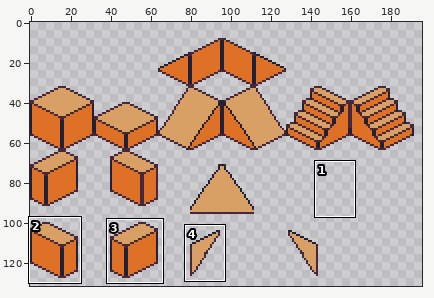
Sprite sheet, stored at assets/tiles.png. Above: a wide view before the commit, with the close-up outlined.
Close-up. First the earlier version:
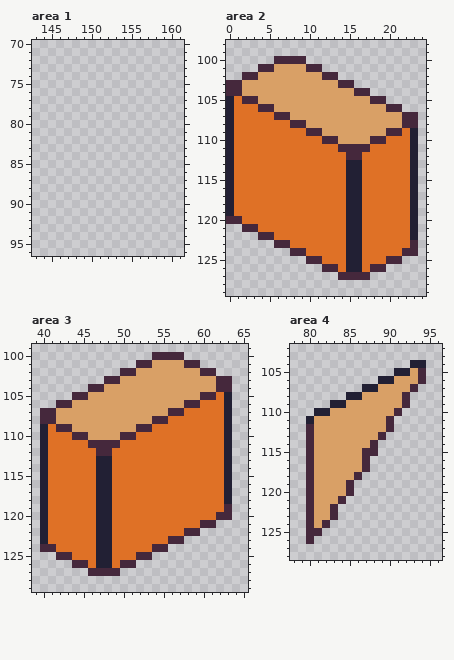
The file is 256x256 pixels. Shown: area 1: x 143..161, y 70..96; area 2: x 0..24, y 98..129; area 3: x 39..65, y 99..129; area 4: x 78..96, y 102..128. The old version is drawn lined up with the new one. The wide view leaves out empty margins. The commit also changed other parts of the picture, which this record leaves out.
After the commit:
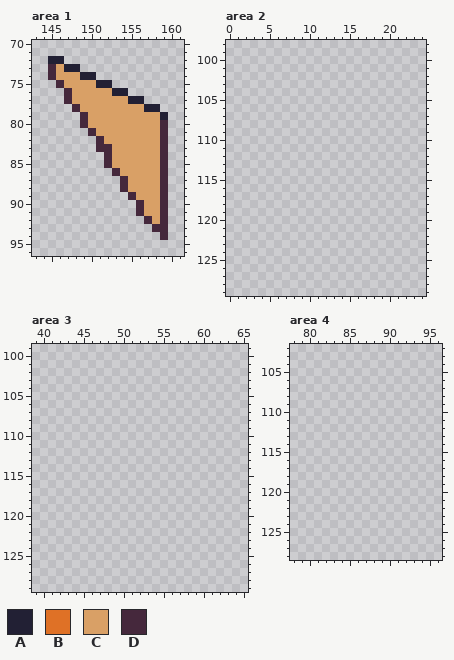
Palette (. is transparent): A #222034  B #df7126  C #d9a066  D #45283c
Edits made:
whole drawing moved by +0,-16 (the old picture is shown already moved)
Changed rows in their new state; - is an unchanged pixel.
Area 1:
first column x 145:
72 AA-------------
73 DCAA-----------
74 DCCCAA---------
75 -DCCCCAA-------
76 --DCCCCCAA-----
77 --DCCCCCCCAA---
78 ---DCCCCCCCCAA-
79 ----DCCCCCCCCCA
80 ----DCCCCCCCCCD
81 -----DCCCCCCCCD
82 ------DCCCCCCCD
83 ------DDCCCCCCD
84 -------DCCCCCCD
85 -------DCCCCCCD
86 --------DCCCCCD
87 ---------DCCCCD
88 ---------DCCCCD
89 ----------DCCCD
90 -----------DCCD
91 -----------DCCD
92 ------------DCD
93 -------------DD
94 --------------D
Area 2:
first column x 0:
100 ------....--------------
101 ----........------------
102 --............----------
103 ................--------
104 ..................------
105 ....................----
106 ......................--
107 ........................
108 ........................
109 ........................
110 ........................
111 ........................
112 ........................
113 ........................
114 ........................
115 ........................
116 ........................
117 ........................
118 ........................
119 ........................
120 ........................
121 --......................
122 ----....................
123 ------..................
124 --------................
125 ----------............--
126 ------------........----
127 --------------....------
Area 3:
first column x 40:
100 --------------....------
101 ------------........----
102 ----------............--
103 --------................
104 ------..................
105 ----....................
106 --......................
107 ........................
108 ........................
109 ........................
110 ........................
111 ........................
112 ........................
113 ........................
114 ........................
115 ........................
116 ........................
117 ........................
118 ........................
119 ........................
120 ........................
121 ......................--
122 ....................----
123 ..................------
124 ................--------
125 --............----------
126 ----........------------
127 ------....--------------
Area 4:
first column x 80:
104 -------------..
105 -----------....
106 ---------......
107 -------.......-
108 -----........--
109 ---..........--
110 -...........---
111 ...........----
112 ...........----
113 ..........-----
114 .........------
115 .........------
116 ........-------
117 ........-------
118 .......--------
119 ......---------
120 ......---------
121 .....----------
122 ....-----------
123 ....-----------
124 ...------------
125 ..-------------
126 .--------------
